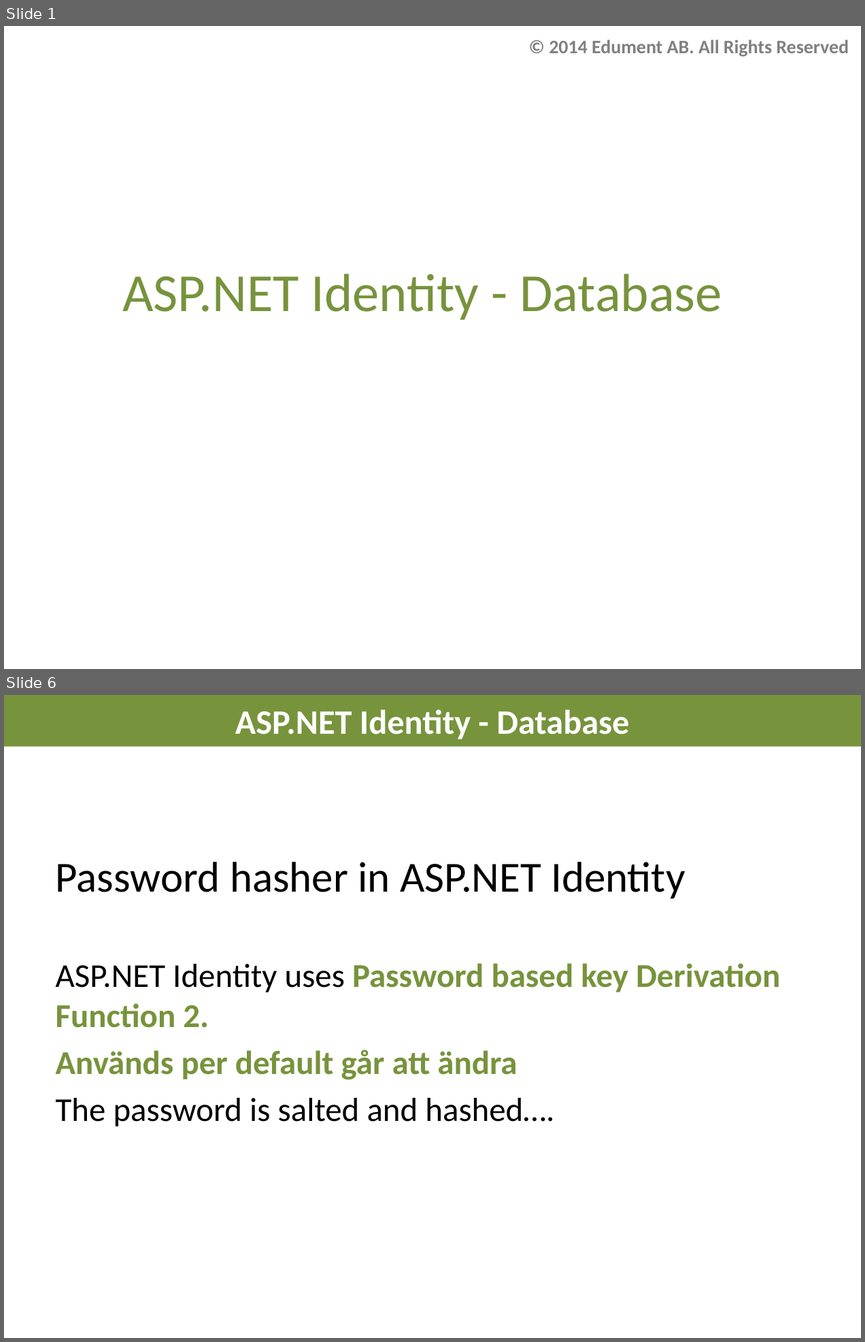
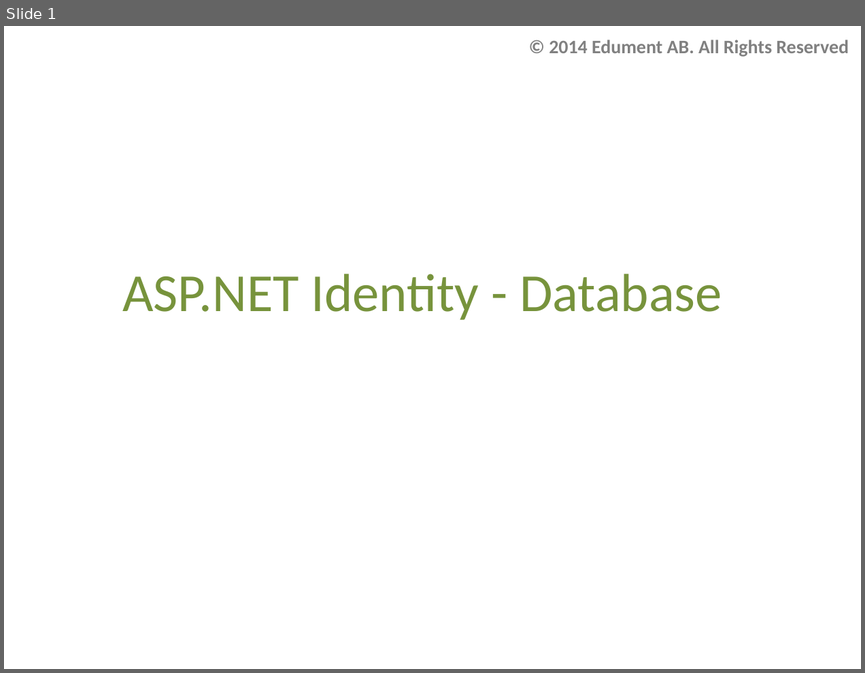
Before and after one commit to AndreasElffors/IdentityTemplate, a slide deck: Documents/Identity-Database.pptx. Shown one above the other, each under a label of ours: slides 1 and 6 before the commit, slide 1 after it; the slides between them are not shown. The pictures are 865x1342 and 865x673 pixels, drawn with LibreOffice and Linux fonts; fonts in the diff are those of the drawing; background and template pictures are left out. Boxes give left, top, right and bottom in pixels: in the first picture for what was removed or moved away, otherwise in the second. Text is boxed around its words. In the diff, an @@ line names an element or a change of style, - is before the commit and + after.

```diff
--- a/Documents/Identity-Database.pptx
+++ b/Documents/Identity-Database.pptx
@@ slide 6 removed at box(4, 695, 861, 1338), background #FFFFFF @@
@@ title removed at box(4, 695, 861, 747) @@
-ASP.NET Identity - Database
@@ text removed at box(56, 862, 780, 1126) @@
-Password hasher in ASP.NET Identity
-ASP.NET Identity uses Password based key Derivation Function 2.
-Används per default går att ändra
-The password is salted and hashed….
```
Also in this commit, not shown: 3 slides changed, 4 slides added, 4 other slides removed, 3 other files.
